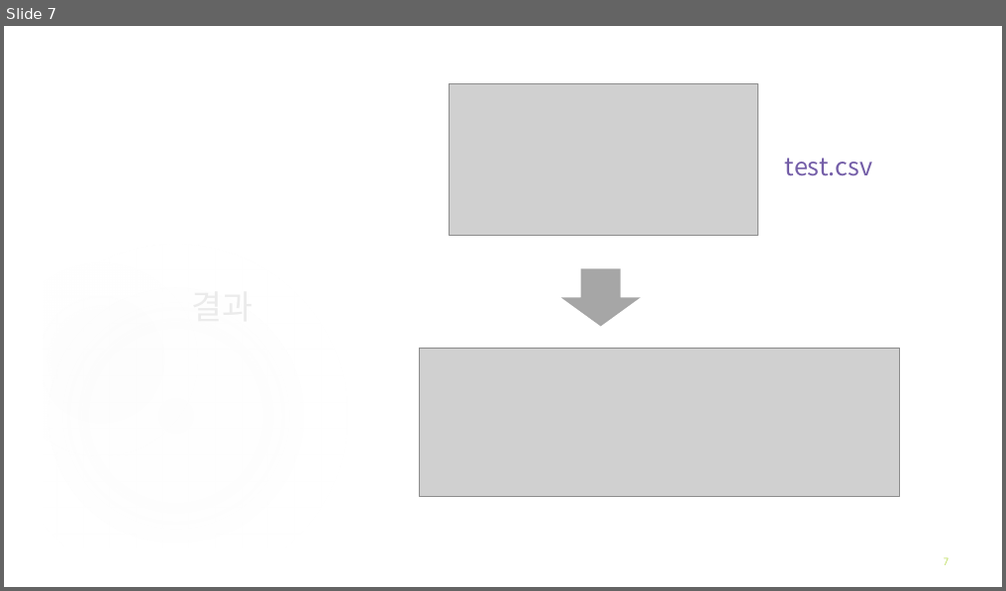
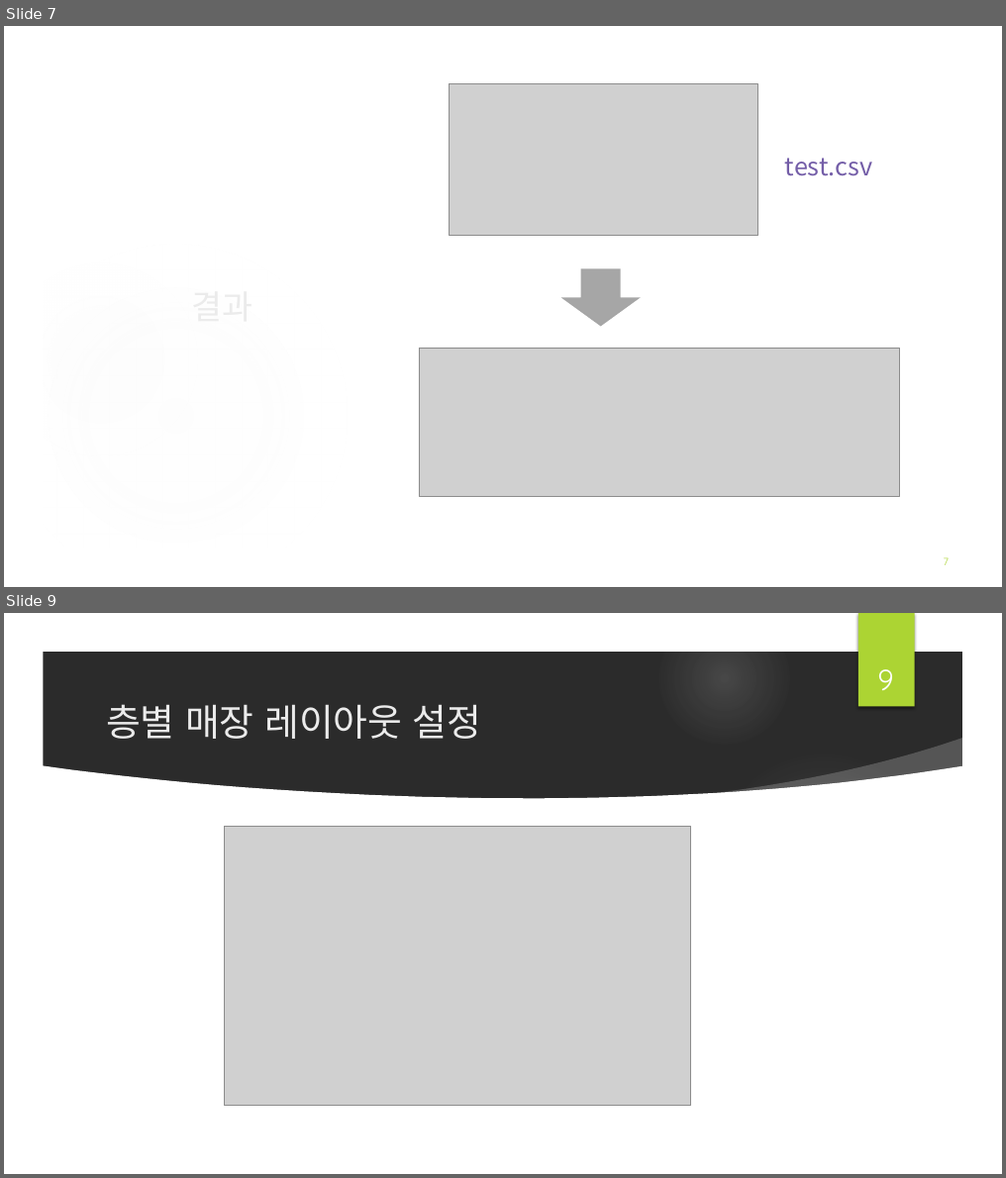
Before and after one commit to BerryWell/CapstoneDesign-2019-02, a slide deck: 제출자료/발표자료/발표 자료_13주차_12조.pptx. Shown one above the other, each under a label of ours: slide 7 before the commit, slides 7 and 9 after it; the slides between them are not shown. The pictures are 1006x591 and 1006x1178 pixels, drawn with LibreOffice and Linux fonts; fonts in the diff are those of the drawing; grey boxes stand for pictures; background and template pictures are left out; a plain dark background stands for a picture behind light text. Boxes give left, top, right and bottom in pixels: in the first picture for what was removed or moved away, otherwise in the second. Text is boxed around its words. In the diff, an @@ line names an element or a change of style, - is before the commit and + after.

```diff
--- a/제출자료/발표자료/발표 자료_13주차_12조.pptx
+++ b/제출자료/발표자료/발표 자료_13주차_12조.pptx
@@ slide 9 added at [4,613,1002,1174], background picture (left out); not listed: 5 template elements that a slide beside it also shows @@
@@ group added at [4,613,1002,1174]: 3 freeform shapes, 1 ellipse @@
@@ page number added at [877,669,893,690], 28 pt, text #FFFFFF @@
+9
@@ title added at [106,704,482,739], 36 pt, text #EBEBEB @@
+층별 매장 레이아웃 설정
@@ picture added at [224,827,690,1106] @@
```
Also in this commit, not shown: 1 other slide added, 1 slide removed, 4 other files.
